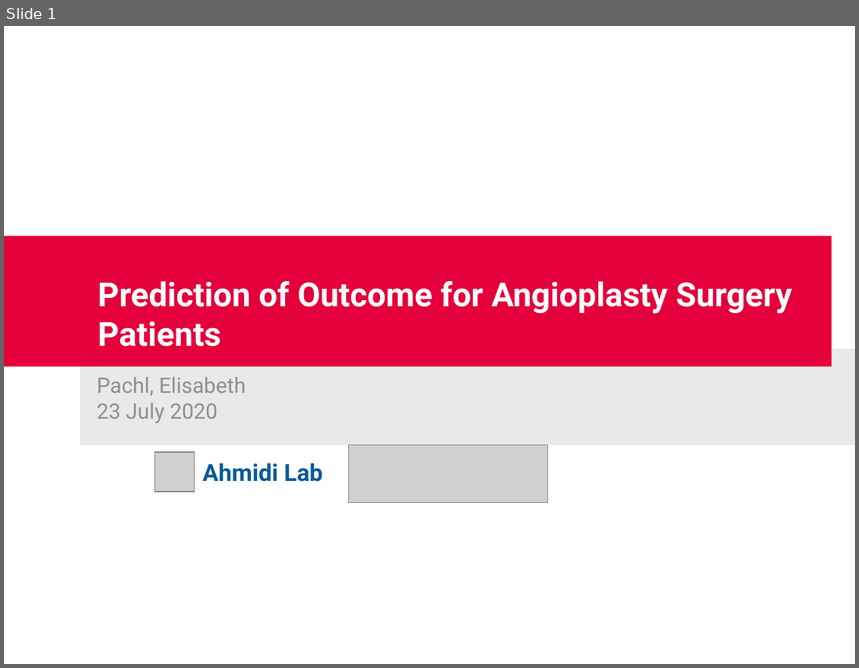
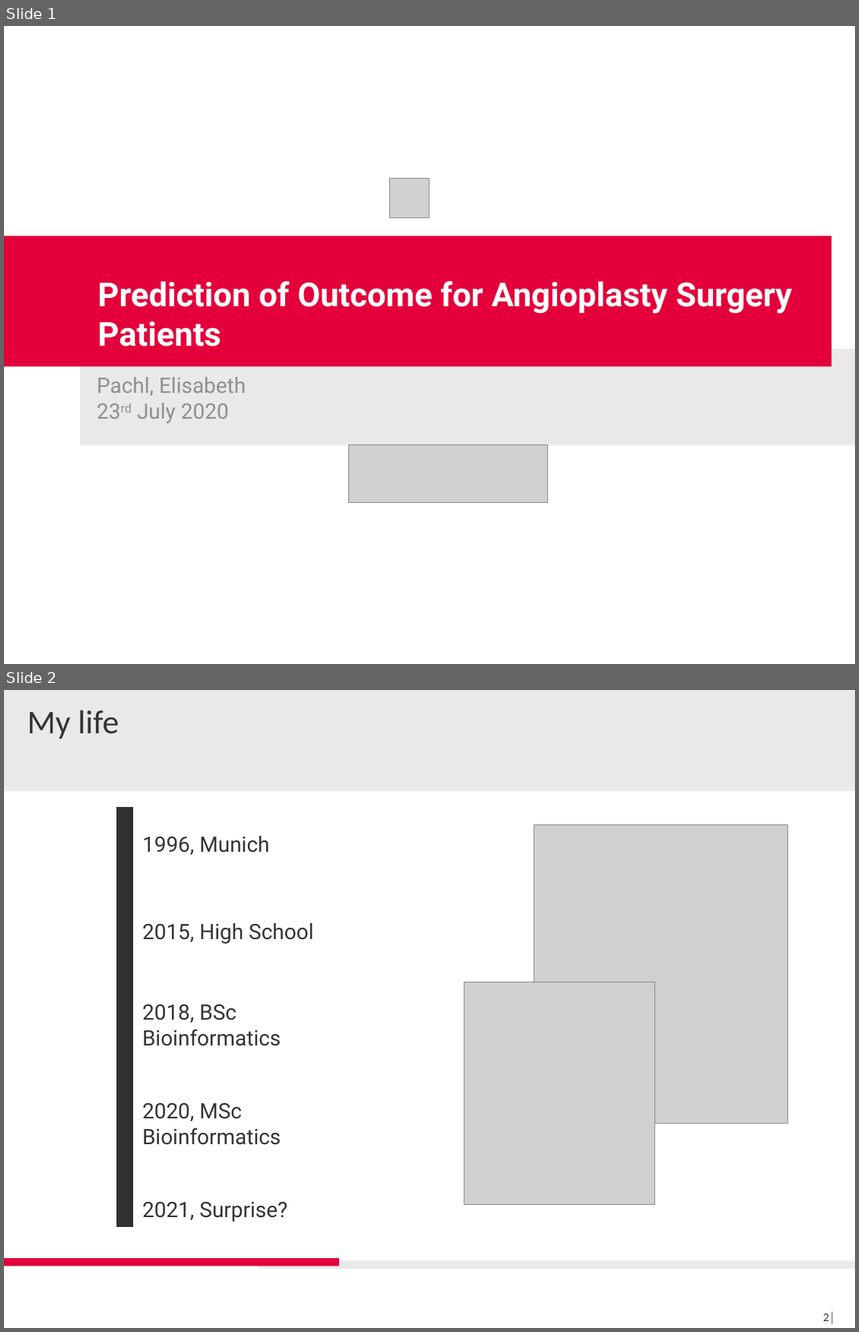
Before and after one commit to IceQueen1996/Masterarbeit, a slide deck: presentations/GroupDay_Introduction_Elly.pptx. Shown one above the other, each under a label of ours: slide 1 before the commit, slides 1 and 2 after it. The pictures are 859x668 and 859x1332 pixels, drawn with LibreOffice and Linux fonts; fonts in the diff are those of the drawing; grey boxes stand for pictures; background and template pictures are left out. Boxes give left, top, right and bottom in pixels: in the first picture for what was removed or moved away, otherwise in the second. Text is boxed around its words. In the diff, an @@ line names an element or a change of style, - is before the commit and + after.

```diff
--- a/presentations/GroupDay_Introduction_Elly.pptx
+++ b/presentations/GroupDay_Introduction_Elly.pptx
@@ slide 2 added at bbox=[4, 690, 855, 1328], background #FFFFFF; not listed: 3 template elements that a slide beside it also shows @@
@@ title added at bbox=[28, 710, 119, 739], 28 pt, text #333333 @@
+My life
@@ line added from (125, 808) to (125, 1227), #323232 14 pt @@
@@ picture added at bbox=[534, 825, 788, 1123] @@
@@ text added at bbox=[142, 836, 269, 855], 18 pt, text #333333 @@
+1996, Munich
@@ text added at bbox=[142, 923, 313, 944], 18 pt, text #333333 @@
+2015, High School
@@ picture added at bbox=[465, 982, 655, 1205] @@
@@ text added at bbox=[142, 1005, 281, 1046], 18 pt, text #333333 @@
+2018, BSc Bioinformatics
@@ text added at bbox=[142, 1103, 281, 1145], 18 pt, text #333333 @@
+2020, MSc Bioinformatics
@@ text added at bbox=[142, 1202, 287, 1222], 18 pt, text #333333 @@
+2021, Surprise?
@@ page number added at bbox=[823, 1312, 835, 1325], 10 pt, text #333333 @@
+2│
@@ slide 1 changed as well @@
@@ picture: place and size @@
-picture at bbox=[154, 452, 195, 493]
+picture at bbox=[389, 178, 430, 218]
@@ subtitle at bbox=[97, 377, 246, 423]: text changed @@
-Pachl, Elisabeth
-23 July 2020
+Pachl, Elisabeth
+23rd July 2020
@@ text removed at bbox=[202, 463, 323, 482] @@
-Ahmidi Lab
```
Also in this commit, not shown: 4 other slides changed, 1 other slide added, 1 slide removed, 22 other files.
